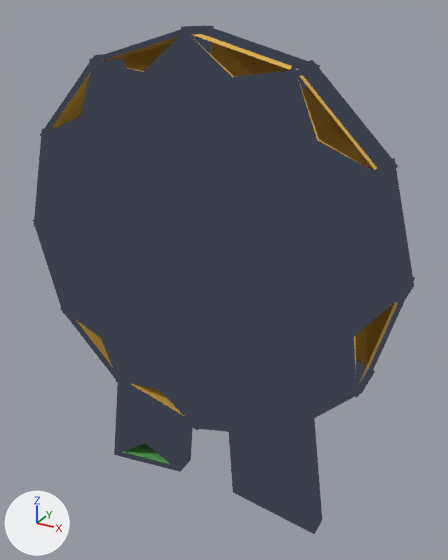
An edit to the glTF model models/rewards/badge_most_improved.glb, drawn before and after from the same camera.
Before and after are seen from a 50 mm lens placed at (0.0449, -0.074, 0.033), pointed at (0.0032, 0.0018, -0.0049). The axes (+X, +Y, +Z) are drawn at lower left. The lights are the same throughout. The first picture is the older version. Where no turn or scale is listed for an object, it has been applied to the vertices.

The older version as bpy lines, for what is in view:
```python
me_badge = bpy.data.meshes.new('badge')
me_badge.from_pydata(...)  # 96 vertices, 184 faces; spans x -0.03..0.03, y -0.007..0.003, z -0.03..0.03
# faces by material slot: [20, 56, 48, 28, 32]
me_badge.materials.append(mat_cream)  # beige #f6e3c0
me_badge.materials.append(mat_gold)  # orange #e8b64c
me_badge.materials.append(mat_gold_shade)  # orange #cc9d3e
me_badge.materials.append(mat_leaf)  # green #5db85b
me_badge.materials.append(mat_leaf_shade)  # green #529e4b
me_badge_ink_outline = bpy.data.meshes.new('badge_ink_outline')
me_badge_ink_outline.from_pydata(...)  # 142 vertices, 200 faces; spans x -0.0308..0.0308, y -0.0076..0.0036, z -0.0308..0.0308
me_badge_ink_outline.materials.append(mat_ink)
me_ribbon_ink_outline = bpy.data.meshes.new('ribbon_ink_outline')
me_ribbon_ink_outline.from_pydata(...)  # 20 vertices, 28 faces; spans x -0.0207..0.0207, y -0.0011..0.0026, z -0.0287..0.0026
me_ribbon_ink_outline.materials.append(mat_ink)
ob_badge = bpy.data.objects.new('badge', me_badge)
ob_badge.location = (0.0, 0.0, 0.0)
ob_ink_outline = bpy.data.objects.new('ink_outline', me_badge_ink_outline)
ob_ink_outline.location = (0.0, 0.0, 0.0)
ob_ink_outline_001 = bpy.data.objects.new('ink_outline.001', me_ribbon_ink_outline)
ob_ink_outline_001.location = (0.0, 0.002, -0.018)
```
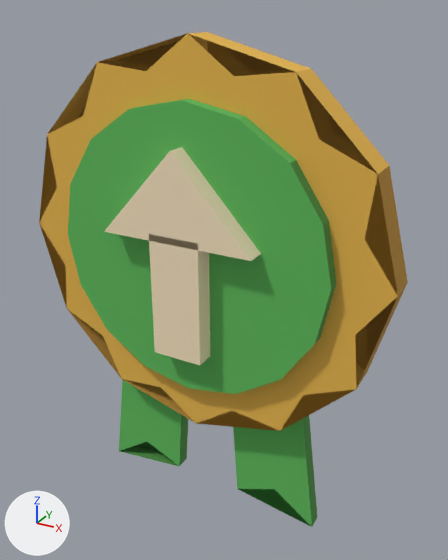
Boxes [x1, y1, x2, y2] around the edits, measured in the pictures (448 x 560 px):
'ink_outline', deleted (blue)
    before: [33, 26, 415, 438]
'ink_outline.001', deleted (blue)
    before: [114, 383, 322, 534]

The change, as a diff of the scene's bpy script:
```diff
--- a/models/rewards/badge_most_improved.glb.py
+++ b/models/rewards/badge_most_improved.glb.py
@@ ob_ink_outline @@
-ob_ink_outline = bpy.data.objects.new('ink_outline', me_badge_ink_outline)
-ob_ink_outline.location = (0.0, 0.0, 0.0)
@@ ob_ink_outline_001 @@
-ob_ink_outline_001 = bpy.data.objects.new('ink_outline.001', me_ribbon_ink_outline)
-ob_ink_outline_001.location = (0.0, 0.002, -0.018)
```
